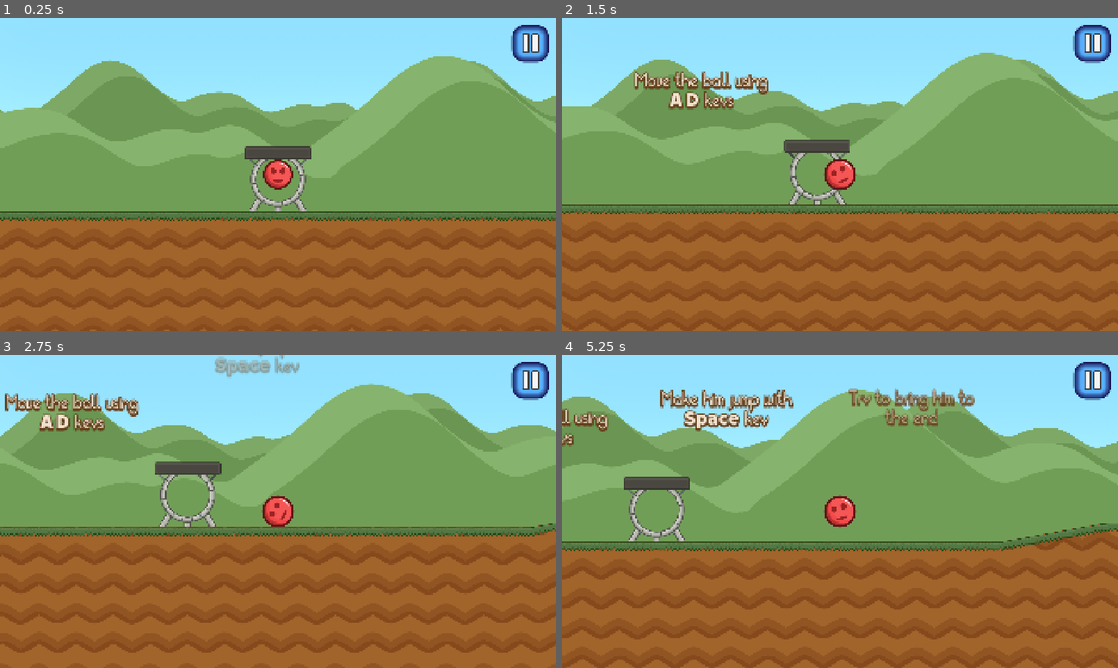
Above: before the commit, frames 1-4 (two rows, left to right).
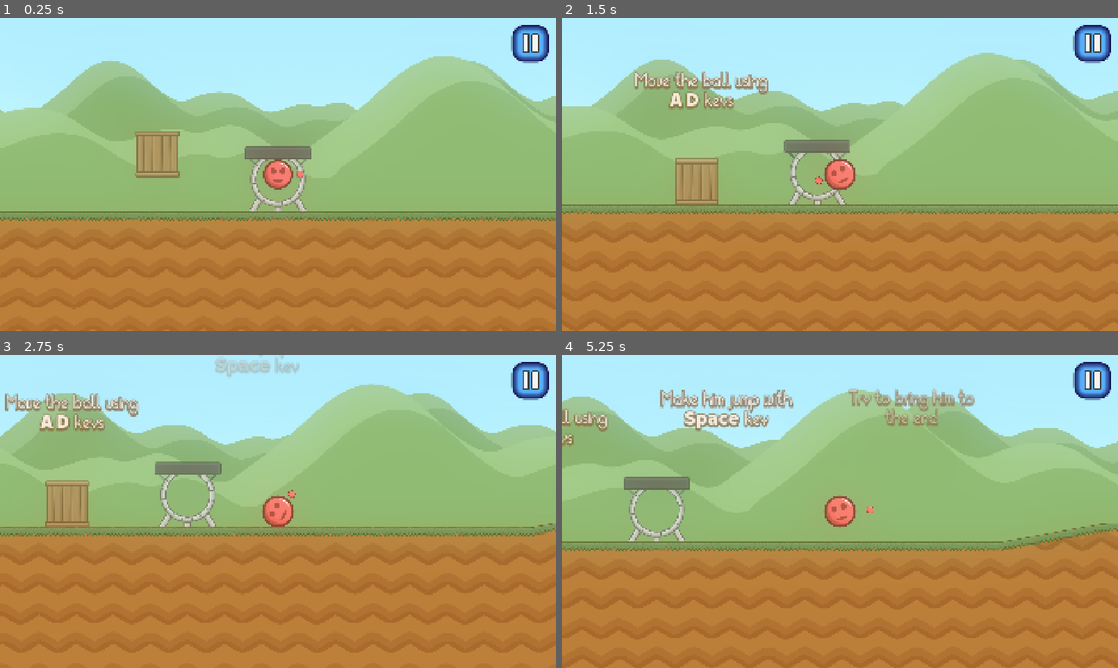
Above: after the commit, the same moments.

Repository: urebus-godot/red-ball-game
Game: Godot game, scene res://scenes_scripts/game/levels/level_1.tscn
Same seed, same stepped clock (60 frames per second), same inputs: the game is played once before the commit and once after it. This scene is started directly instead of the project's main scene.
Inputs (mouse positions are in pixels of both pictures, inside the frame that each line leads up to):
- Up to frame 1 (0.25 s): no input
- Up to frame 2 (1.5 s): move the mouse to (962, 158) at 0.52 s; hold D (right) from 0.53 s (still down); click (962, 158) at 0.6 s; tap Space (jump) at 0.77 s; move the mouse to (728, 190) at 1.27 s; tap E (interact) at 1.35 s
- Up to frame 3 (2.75 s): tap Space (jump) at 1.52 s; click (166, 527) at 1.55 s; move the mouse to (333, 442) at 2.02 s; release D (right) at 2.03 s; hold A (left) from 2.03 s (still down); click (333, 442) at 2.1 s
- Up to frame 4 (5.25 s): move the mouse to (812, 574) at 2.77 s; release A (left) at 2.78 s; hold D (right) 2.78-4.28 s; click (812, 574) at 2.85 s; tap Space (jump) at 3.02, 3.77, 4.52 s; move the mouse to (1006, 558) at 3.52 s; hold E (interact) 3.53-4.28 s; click (1006, 558) at 3.8 s; move the mouse to (673, 464) at 4.27 s; hold A (left) 4.28-5.03 s; click (673, 464) at 4.35 s; move the mouse to (867, 511) at 5.02 s; hold D (right) from 5.03 s (still down); click (867, 511) at 5.1 s

The runs differ from the first frame. In frame 1, 99% of the frame differs, in the area x 0-100%, y 0-100%; in frame 2, 99%; in frame 3, 99%; in frame 4, 99%.

Commit message:
Add arm to red ball that can hit obstacles

Diff:
--- a/project.godot
+++ b/project.godot
@@ -99,6 +99,11 @@
 "events": [Object(InputEventKey,"resource_local_to_scene":false,"resource_name":"","device":-1,"window_id":0,"alt_press …(195 unchanged characters)…
 ]
 }
+hit={
+"deadzone": 0.2,
+"events": [Object(InputEventMouseButton,"resource_local_to_scene":false,"resource_name":"","device":-1,"window_id":0,"alt_pressed":false,"shift_pressed":false,"ctrl_pressed":false,"meta_pressed":false,"button_mask":1,"position":Vector2(206, 20),"global_position":Vector2(215, 68),"factor":1.0,"button_index":1,"canceled":false,"pressed":true,"double_click":false,"script":null)
+]
+}
 
 [layer_names]
 
@@ -116,3 +121,4 @@
 
 rendering_device/driver.windows="d3d12"
 renderer/rendering_method="mobile"
+viewport/hdr_2d=true
--- a/scenes_scripts/game/levels/base_level.tscn
+++ b/scenes_scripts/game/levels/base_level.tscn
@@ -10,6 +10,14 @@
 
 [sub_resource type="RectangleShape2D" id="RectangleShape2D_62qgw"]
 size = Vector2(256, 256)
+
+[sub_resource type="Environment" id="Environment_62qgw"]
+background_mode = 3
+tonemap_mode = 1
+glow_enabled = true
+glow_intensity = 2.0
+glow_strength = 0.8
+glow_bloom = 0.25
 
 [node name="BaseLevel" type="Node2D" unique_id=165616865]
 script = ExtResource("1_iym18")
@@ -85,6 +93,9 @@
 
 [node name="Terrain" parent="." unique_id=912310611 instance=ExtResource("4_jt1by")]
 
+[node name="WorldEnvironment" type="WorldEnvironment" parent="." unique_id=1547052815]
+environment = SubResource("Environment_62qgw")
+
 [connection signal="level_finished" from="." to="UILayer" method="_on_level_finished"]
 [connection signal="level_finished" from="." to="Creatures/Player" method="_on_level_finished"]
 [connection signal="creature_died" from="Creatures/Player" to="." method="_on_player_died"]
--- a/scenes_scripts/game/levels/level_1.tscn
+++ b/scenes_scripts/game/levels/level_1.tscn
@@ -3,6 +3,7 @@
 [ext_resource type="PackedScene" uid="uid://bb6koovj7b8o" path="res://scenes_scripts/game/levels/base_level.tscn" id="1_yhru0"]
 [ext_resource type="PackedScene" uid="uid://cuj44b2p5d6up" path="res://scenes_scripts/game/objects/solid/static/platform_on_beams.tscn" id="2_jabye"]
 [ext_resource type="PackedScene" uid="uid://hf4hp71cg2ya" path="res://scenes_scripts/game/objects/areas/water.tscn" id="3_1k6lp"]
+[ext_resource type="PackedScene" uid="uid://b5c6vtq65bvn0" path="res://scenes_scripts/game/objects/physical/physics/crate.tscn" id="3_aau4x"]
 [ext_resource type="PackedScene" uid="uid://bvcpab838u2eo" path="res://scenes_scripts/game/objects/ui_elements/hint_label.tscn" id="5_aau4x"]
 [ext_resource type="PackedScene" uid="uid://bg48lxeeip6cc" path="res://scenes_scripts/game/objects/areas/activate_area.tscn" id="5_mc8sp"]
 
@@ -19,7 +20,7 @@
 position = Vector2(7808, 2144)
 
 [node name="TextureRect" parent="Background/PlatformOnBeams" index="0" unique_id=1189508430]
-offset_bottom = 1000.0
+offset_bottom = 1100.0
 
 [node name="PlatformOnBeams2" parent="Background" parent_id_path=PackedInt32Array(40735884) index="1" unique_id=932789934 instance=ExtResource("2_jabye")]
 position = Vector2(8416, 1952)
@@ -35,6 +36,9 @@
 
 [node name="Player" parent="Creatures" parent_id_path=PackedInt32Array(1133915585) index="0" unique_id=840999448]
 physics_material_override = null
+
+[node name="Crate" parent="Creatures" parent_id_path=PackedInt32Array(1133915585) index="1" unique_id=1716682633 instance=ExtResource("3_aau4x")]
+position = Vector2(-416, 2272)
 
 [node name="Water" parent="Environment/Waters" parent_id_path=PackedInt32Array(2130201175) index="0" unique_id=1996029903 instance=ExtResource("3_1k6lp")]
 position = Vector2(7360, 2464)
--- /dev/null
+++ b/scenes_scripts/game/objects/physical/creatures/player/arm.gd
@@ -0,0 +1,65 @@
+extends Node2D
+
+const MAX_HIT_CHARGE: float = 3.0
+const MIN_HIT_FORCE: float = 3000
+
+@export var player: Player
+
+@onready var animation_player: AnimationPlayer = $AnimationPlayer
+
+var is_holding_hit: bool = false
+var can_charge_hit: bool = false
+var is_hitting: bool = false
+
+var hit_charge: float = 0.0
+
+
+func hit() -> void:
+	is_holding_hit = false
+	animation_player.play("hit")
+	is_hitting = true
+
+	await animation_player.animation_finished
+
+	is_hitting = false
+	can_charge_hit = true
+	hit_charge = 0.0
+
+
+func set_position_and_rotation() -> void:
+	position = player.position
+
+	if not is_hitting:
+		var mouse_pos = get_global_mouse_position()
+		var direction = position.direction_to(mouse_pos)
+		var rotation_lerp = lerpf(rotation, direction.angle(), 0.4)
+
+		rotation = rotation_lerp
+
+
+func accumulate_hit_charge(delta: float) -> void:
+	if is_holding_hit and can_charge_hit:
+		hit_charge += delta * 1.5
+		if hit_charge > MAX_HIT_CHARGE:
+			can_charge_hit = false
+
+
+func _process(delta: float) -> void:
+	set_position_and_rotation()
+	accumulate_hit_charge(delta)
+
+
+func _input(event: InputEvent) -> void:
+	if Input.is_action_just_pressed("hit") and not is_hitting:
+		is_holding_hit = true
+
+	if Input.is_action_just_released("hit"):
+		hit()
+
+
+func _on_arm_area_body_entered(body: Node2D) -> void:
+	print("Body detected in _on_arm_area_body_entered!")
+	if body is PhysicsObject and is_hitting:
+		var force = Vector2.from_angle(rotation) * (MIN_HIT_FORCE + hit_charge * MIN_HIT_FORCE)
+		body.apply_central_impulse(force)
+		print("Applying %s N to the %s" % [force, body.name])
--- /dev/null
+++ b/scenes_scripts/game/objects/physical/creatures/player/arm.tscn
@@ -0,0 +1,65 @@
+[gd_scene format=3 uid="uid://dt65y864o3ny2"]
+
+[ext_resource type="Script" uid="uid://d04v7io8celbc" path="res://scenes_scripts/game/objects/physical/creatures/player/arm.gd" id="1_v3gnt"]
+[ext_resource type="Texture2D" uid="uid://ia74qyu0klo8" path="res://resources/textures/game/objects/creatures/player/red_ball.png" id="2_byk6l"]
+
+[sub_resource type="SpriteFrames" id="SpriteFrames_dy8if"]
+animations = [{
+"frames": [{
+"duration": 1.0,
+"texture": ExtResource("2_byk6l")
+}],
+"loop": true,
+"name": &"default",
+"speed": 5.0
+}]
+
+[sub_resource type="CircleShape2D" id="CircleShape2D_4nahq"]
+radius = 13.152946
+
+[sub_resource type="Animation" id="Animation_byk6l"]
+length = 0.001
+
+[sub_resource type="Animation" id="Animation_dy8if"]
+resource_name = "hit"
+length = 0.7
+tracks/0/type = "value"
+tracks/0/imported = false
+tracks/0/enabled = true
+tracks/0/path = NodePath("ArmArea:position")
+tracks/0/interp = 1
+tracks/0/loop_wrap = true
+tracks/0/keys = {
+"times": PackedFloat32Array(0, 0.13333333, 0.1667, 0.6333334),
+"transitions": PackedFloat32Array(1, 1, 1, 1),
+"update": 0,
+"values": [Vector2(0, 0), Vector2(75, 0), Vector2(75, 0), Vector2(0, 0)]
+}
+
+[sub_resource type="AnimationLibrary" id="AnimationLibrary_6m8ls"]
+_data = {
+&"RESET": SubResource("Animation_byk6l"),
+&"hit": SubResource("Animation_dy8if")
+}
+
+[node name="Arm" type="Node2D" unique_id=1910167552]
+script = ExtResource("1_v3gnt")
+
+[node name="ArmArea" type="Area2D" parent="." unique_id=286183737]
+collision_layer = 0
+collision_mask = 12
+
+[node name="AnimatedSprite" type="AnimatedSprite2D" parent="ArmArea" unique_id=982352673]
+position = Vector2(76, 0)
+scale = Vector2(0.24, 0.24)
+sprite_frames = SubResource("SpriteFrames_dy8if")
+autoplay = "default"
+
+[node name="CollisionShape2D" type="CollisionShape2D" parent="ArmArea" unique_id=2117064980]
+position = Vector2(76, 0)
+shape = SubResource("CircleShape2D_4nahq")
+
+[node name="AnimationPlayer" type="AnimationPlayer" parent="." unique_id=220918920]
+libraries/ = SubResource("AnimationLibrary_6m8ls")
+
+[connection signal="body_entered" from="ArmArea" to="." method="_on_arm_area_body_entered"]
--- a/scenes_scripts/game/objects/physical/creatures/player/player.tscn
+++ b/scenes_scripts/game/objects/physical/creatures/player/player.tscn
@@ -6,6 +6,7 @@
 [ext_resource type="PackedScene" uid="uid://iky0jh5jilni" path="res://scenes_scripts/game/objects/physical/creatures/player/control_component.tscn" id="3_hka56"]
 [ext_resource type="Texture2D" uid="uid://41b35ssy4bxk" path="res://resources/textures/game/objects/creatures/player/red_ball_face.png" id="4_fd7rk"]
 [ext_resource type="PackedScene" uid="uid://cn48baku04cx" path="res://scenes_scripts/game/objects/physical/creatures/player/camera.tscn" id="6_30j7b"]
+[ext_resource type="PackedScene" uid="uid://dt65y864o3ny2" path="res://scenes_scripts/game/objects/physical/creatures/player/arm.tscn" id="7_psm7a"]
 
 [sub_resource type="PhysicsMaterial" id="PhysicsMaterial_30j7b"]
 rough = true
@@ -56,5 +57,9 @@
 [node name="ControlComponent" parent="." index="6" unique_id=759258089 node_paths=PackedStringArray("move_component") instance=ExtResource("3_hka56")]
 move_component = NodePath("../MoveComponent")
 
+[node name="Arm" parent="." index="10" unique_id=393563701 node_paths=PackedStringArray("player") instance=ExtResource("7_psm7a")]
+top_level = true
+player = NodePath("..")
+
 [connection signal="timeout" from="InteractTimer" to="." method="_on_interact_timer_timeout"]
 [connection signal="creature_died" from="LifeComponent" to="Camera" method="_on_player_died"]
--- a/scenes_scripts/game/objects/physical/physics/crate.tscn
+++ b/scenes_scripts/game/objects/physical/physics/crate.tscn
@@ -8,7 +8,7 @@
 
 [node name="Crate" unique_id=840999448 instance=ExtResource("1_gtby6")]
 collision_layer = 4
-mass = 2.5
+mass = 3.0
 
 [node name="Sprite" parent="." index="0" unique_id=188382244]
 texture = ExtResource("2_kdbte")
--- a/scenes_scripts/ui/hud/ui_layer.tscn
+++ b/scenes_scripts/ui/hud/ui_layer.tscn
@@ -177,9 +177,9 @@
 offset_right = 184.0
 offset_bottom = 96.0
 grow_horizontal = 2
-theme_override_colors/font_color = Color(0.5606212, 0.8521561, 0.9790291, 1)
-theme_override_colors/font_shadow_color = Color(0.3248218, 0.5024607, 0.80009305, 1)
-theme_override_colors/font_outline_color = Color(0.5146, 0.6249899, 0.83, 1)
+theme_override_colors/font_color = Color(0.6091461, 0.83761126, 0.9885289, 1)
+theme_override_colors/font_shadow_color = Color(0.1235, 0.36042514, 0.65, 1)
+theme_override_colors/font_outline_color = Color(0.41263446, 0.6116052, 0.9695023, 1)
 theme_override_constants/shadow_offset_x = 0
 theme_override_constants/shadow_offset_y = 3
 theme_override_constants/outline_size = 16
@@ -197,10 +197,10 @@
 anchor_top = 0.5
 anchor_right = 0.5
 anchor_bottom = 0.5
-offset_left = -184.0
-offset_top = -36.0
-offset_right = 184.0
-offset_bottom = 36.0
+offset_left = -304.0
+offset_top = -132.0
+offset_right = 304.0
+offset_bottom = 132.0
 grow_horizontal = 2
 grow_vertical = 2
 theme_override_colors/font_color = Color(0.8231223, 0.9388391, 0.9936159, 1)
@@ -233,15 +233,20 @@
 layout_mode = 2
 size_flags_horizontal = 3
 theme = ExtResource("2_v78qn")
+theme_override_font_sizes/font_size = 64
 text = "Main Menu"
 
 [node name="NextLevelButton" type="Button" parent="FinishMenu/HBoxContainer" unique_id=726836314]
 layout_mode = 2
 size_flags_horizontal = 3
 theme = ExtResource("1_sad0e")
+theme_override_font_sizes/font_size = 64
 text = "Next Level"
+icon = ExtResource("6_8q4gr")
+expand_icon = true
 
 [node name="LostMenu" type="Panel" parent="." unique_id=502085]
+visible = false
 anchors_preset = 8
 anchor_left = 0.5
 anchor_top = 0.5
@@ -298,7 +303,7 @@
 theme_override_fonts/font = ExtResource("14_ory12")
 theme_override_font_sizes/font_size = 48
 text = "The red ball has died,
-and you lost..."
+and you lose the level..."
 horizontal_alignment = 1
 vertical_alignment = 1
 
Not shown, added: scenes_scripts/game/objects/physical/creatures/player/arm.gd.uid
Not shown, changed: .gitignore
